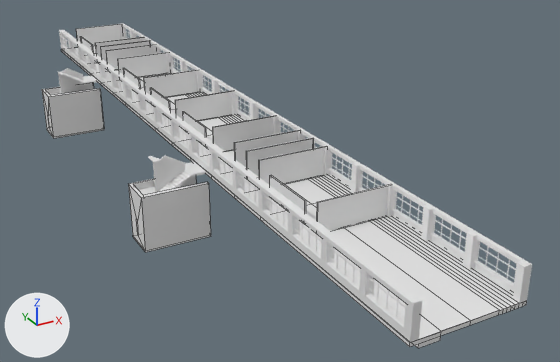
The OBJ model models/koyo/3dMap_north_2F.obj: old version first, new version second.
Both versions are drawn from a camera (50 mm lens) standing at (-52.2, -86.2, 37.1) and looking at (-12.8, -14.7, 1.4). The lights are fixed; the arrows at lower left show +X, +Y and +Z. Mesh edges are drawn as thin lines on the coarser meshes. Where no turn or scale is listed for an object, it has been applied to the vertices.

In view in the first picture: 'Str_S_2F_立方体.286', 'Str_W_S_3F.001_立方体.069', 'floor_S_2F_Cube.014', 'overWindow_S_2F-2_立方体.144', 'overWindow_S_2F_立方体.132', 'pillar_S_2F_立方体.141', 'underWindow_S_2F-2_立方体.007', 'wall_3A~Out.001_立方体.148', 'wall_3B~Str2F2.001_立方体.150', 'wall_3C~3B.001_立方体.151', 'wall_Math1~3A.001_立方体.158', 'window_S_2F_立方体.142'.
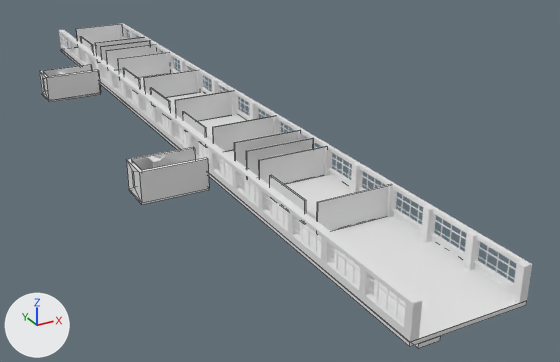
Edits to the scene script, one JSON object a line:
```json
{"op": "add", "block": "me_str_w_s_2f_立方体_092", "code": ["me_str_w_s_2f_立方体_092 = bpy.data.meshes.new('Str_W_S_2F_立方体.092')", "me_str_w_s_2f_立方体_092.from_pydata(...)  # 64 vertices, 56 faces; spans x -31.1..-24.0, y -20.2..20.2, z 4.9..8.3"]}
{"op": "remove", "block": "ob_str_w_s_3f_001_立方体_069", "code": ["ob_str_w_s_3f_001_立方体_069 = bpy.data.objects.new('Str_W_S_3F.001_立方体.069', me_str_w_s_3f_001_立方体_069)", "ob_str_w_s_3f_001_立方体_069.location = (0.0, 0.0, 0.0)"]}
{"op": "add", "block": "ob_str_w_s_2f_立方体_092", "code": ["ob_str_w_s_2f_立方体_092 = bpy.data.objects.new('Str_W_S_2F_立方体.092', me_str_w_s_2f_立方体_092)", "ob_str_w_s_2f_立方体_092.location = (0.0, 0.0, 0.0)"]}
```

Location of each change, [x1, y1, x2, y2] in pixels of the pictures (560 x 362 px):
```json
{"object": "Str_W_S_3F.001_立方体.069", "change": "deleted", "before": [42, 83, 211, 252]}
{"object": "Str_W_S_2F_立方体.092", "change": "added", "after": [40, 64, 209, 204]}
{"object": "Str_S_2F_立方体.286", "change": "unchanged, covered by the edit", "before": [50, 68, 207, 195], "after": [52, 68, 182, 168]}
```
